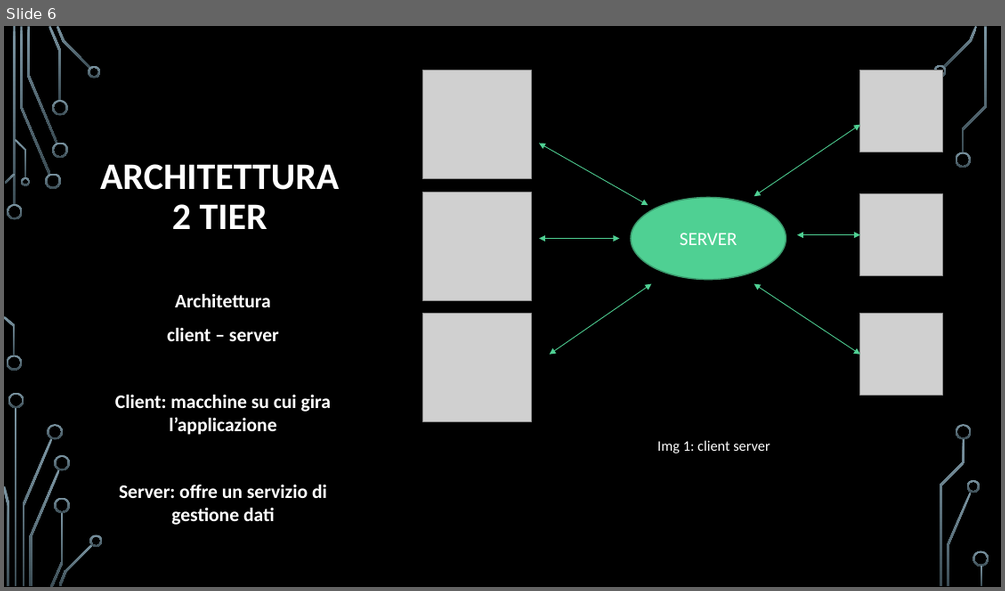
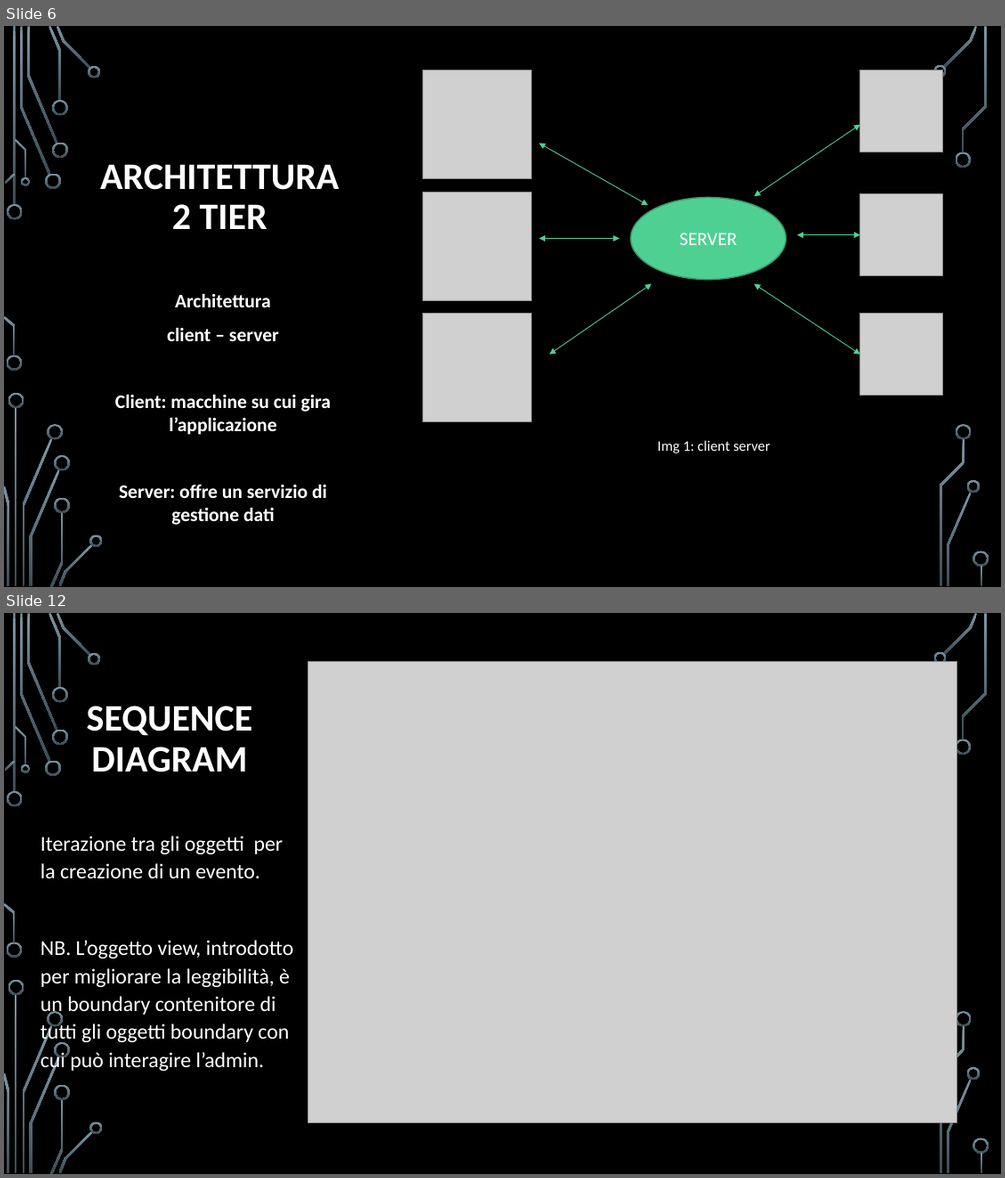
Before and after one commit to GiulianoVan/Progetto_Ingegneria, a slide deck: Documentazione/Presentazione Ingegneria/Progetto Ingegneria del Software 2017.pptx. Shown one above the other, each under a label of ours: slide 6 before the commit, slides 6 and 12 after it; the slides between them are not shown. The pictures are 1005x591 and 1005x1178 pixels, drawn with LibreOffice and Linux fonts; fonts in the diff are those of the drawing; grey boxes stand for pictures; background and template pictures are left out. Boxes give left, top, right and bottom in pixels: in the first picture for what was removed or moved away, otherwise in the second. Text is boxed around its words. In the diff, an @@ line names an element or a change of style, - is before the commit and + after.

```diff
--- a/Documentazione/Presentazione Ingegneria/Progetto Ingegneria del Software 2017.pptx
+++ b/Documentazione/Presentazione Ingegneria/Progetto Ingegneria del Software 2017.pptx
@@ slide 12 added at [4,613,1001,1174], background picture (left out); not listed: 36 template elements that a slide beside it also shows @@
@@ picture added at [307,662,956,1123] @@
@@ text added at [87,706,253,772], 36 pt, text #FFFFFF, bold @@
+SEQUENCE DIAGRAM
@@ text added at [40,835,294,1073], 20.4 pt, text #FFFFFF @@
+Iterazione tra gli oggetti per la creazione di un evento.
+NB. L’oggetto view, introdotto per migliorare la leggibilità, è un boundary contenitore di tutti gli oggetti boundary con cui può interagire l’admin.
```
Also in this commit, not shown: 6 slides changed, 4 other slides added, 2 slides removed, 6 other files.
